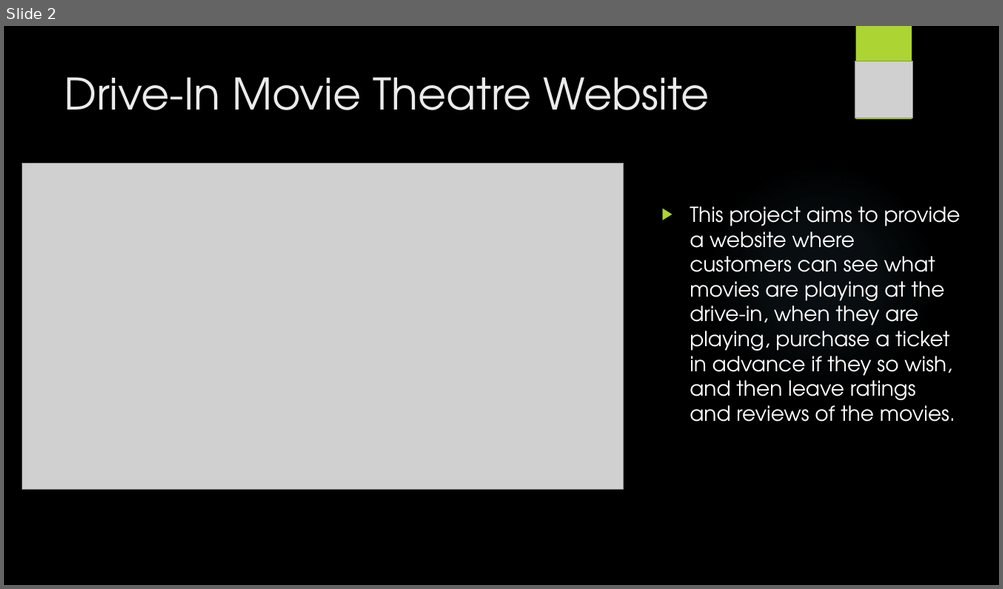
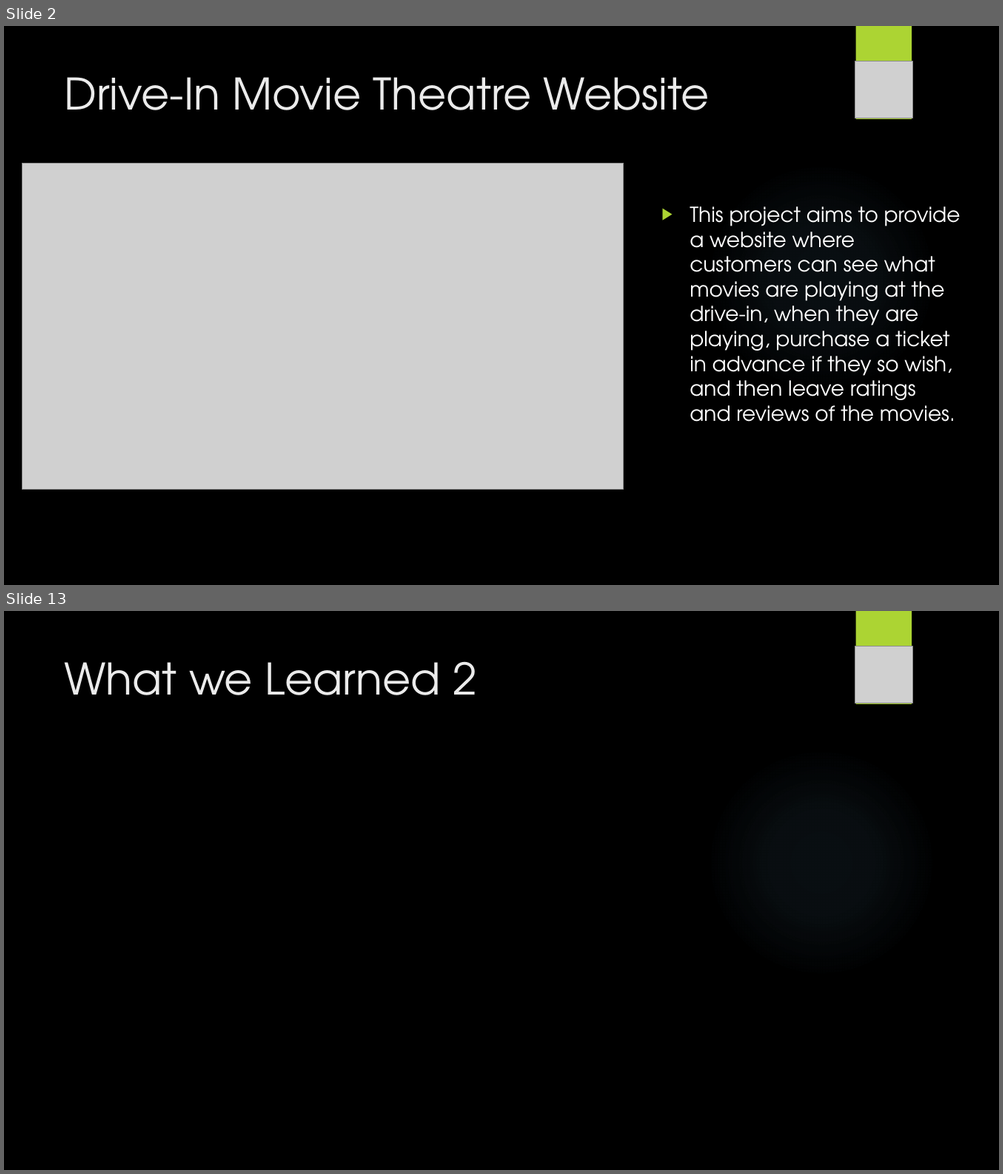
Before and after one commit to vladapple/MoonriseMovies, a slide deck: Files/MoonriseMoviesPresentation.pptx. Shown one above the other, each under a label of ours: slide 2 before the commit, slides 2 and 13 after it; the slides between them are not shown. The pictures are 1003x589 and 1003x1174 pixels, drawn with LibreOffice and Linux fonts; fonts in the diff are those of the drawing; grey boxes stand for pictures; background and template pictures are left out. Boxes give left, top, right and bottom in pixels: in the first picture for what was removed or moved away, otherwise in the second. Text is boxed around its words. In the diff, an @@ line names an element or a change of style, - is before the commit and + after.

```diff
--- a/Files/MoonriseMoviesPresentation.pptx
+++ b/Files/MoonriseMoviesPresentation.pptx
@@ slide 13 added at (x1=4, y1=611, x2=999, y2=1170), background picture (left out); not listed: 2 template elements that a slide beside it also shows @@
@@ picture added at (x1=854, y1=646, x2=912, y2=703) @@
@@ title added at (x1=64, y1=661, x2=477, y2=695), 42 pt, text #EBEBEB @@
+What we Learned 2
```
Also in this commit, not shown: 2 slides changed, 12 other slides added, 6 slides removed.
